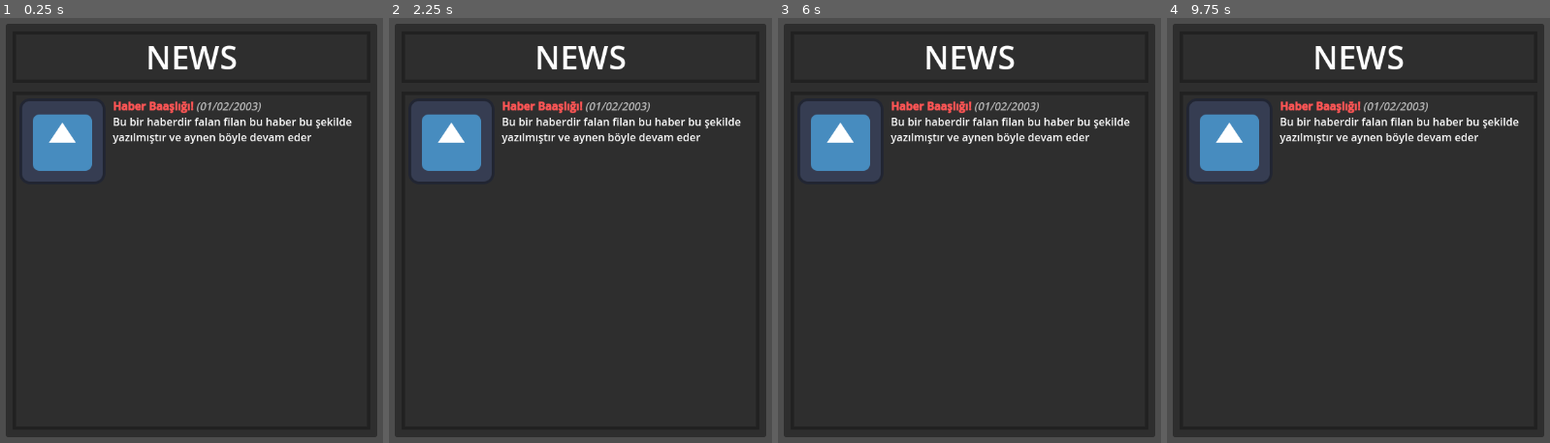
Above: before the commit, frames 1-4 (left to right).
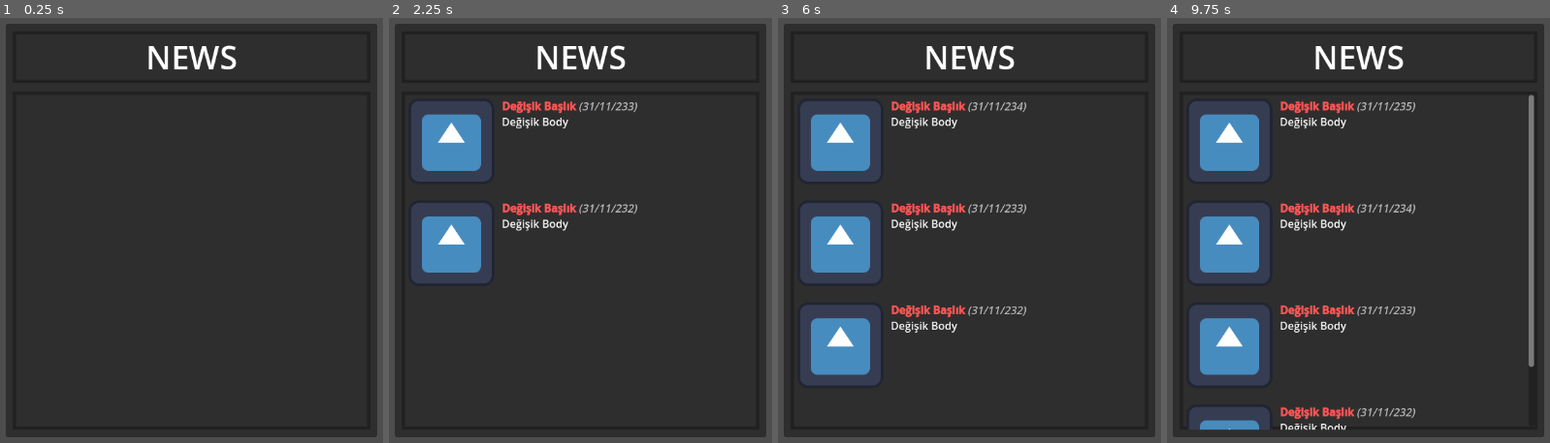
Above: after the commit, the same moments.

Repository: GameJam-Proje/brackeys-2025
Game: Godot game, scene res://news_menu/news_menu.tscn
Two runs of this game, one before a commit and one after it. Both use one fixed random seed, a clock stepped at 60 frames per second and the inputs below. This scene is started directly instead of the project's main scene. The engine's default icon, where the game draws it, is replaced by a stand-in: a white triangle on a blue panel in a dark square.
Inputs:
- Up to frame 1 (0.25 s): no input
- Up to frame 2 (2.25 s): tap Enter at 0.5, 2 s; hold Up (ui_up) 0.53-1.28 s; tap Space at 1.25 s; hold Up (ui_up) from 2.03 s (still down)
- Up to frame 3 (6 s): tap Space at 2.75, 4.25 s; tap Enter at 3.5 s; release Up (ui_up) at 3.53 s; hold Up (ui_up) from 5.78 s (still down)
- Up to frame 4 (9.75 s): release Up (ui_up) at 8.03 s; hold Up (ui_up) from 9.53 s (still down)

The runs differ from the first frame. In frame 1, 5.7% of the frame differs, in the area x 5-92%, y 19-39%; in frame 2, 6.4%; in frame 3, 11%; in frame 4, 14%, in the area x 5-96%, y 17-98%.

Commit message:
implement basic news menu

Diff:
--- /dev/null
+++ b/news_menu/news_card.gd
@@ -0,0 +1,14 @@
+extends Node
+
+
+@export var initial_value: NewsRes
+@onready var texture_rect = $HBoxContainer/TextureRect
+@onready var rich_text_label = $HBoxContainer/RichTextLabel
+const format = "[b][color=#f55]%s[/color][/b] [i][color=#bbb](%s/%s/%s)[/color][/i]\n%s"
+
+func _ready() -> void:
+	set_fields(initial_value)
+
+func set_fields(v: NewsRes) -> void:
+	texture_rect.texture = v.image
+	rich_text_label.text = format % [v.title, v.day, v.month, v.year, v.body]
--- a/news_menu/news_report.tscn
+++ b/news_menu/news_card.tscn
@@ -1,7 +1,17 @@
-[gd_scene load_steps=4 format=3 uid="uid://burttg3i7vblu"]
+[gd_scene load_steps=6 format=3 uid="uid://burttg3i7vblu"]
 
-[ext_resource type="Script" path="res://news_menu/news_report.gd" id="1_mq7l7"]
+[ext_resource type="Script" path="res://news_menu/news_card.gd" id="1_mq7l7"]
 [ext_resource type="Texture2D" uid="uid://d3nbfwoh71w3h" path="res://icon.svg" id="1_rv4qt"]
+[ext_resource type="Script" path="res://news_menu/news_res.gd" id="3_by28i"]
+
+[sub_resource type="Resource" id="Resource_ai4js"]
+script = ExtResource("3_by28i")
+title = "Default Title"
+body = "Default Body"
+year = 2000
+month = 1
+day = 1
+image = ExtResource("1_rv4qt")
 
 [sub_resource type="StyleBoxEmpty" id="StyleBoxEmpty_ykf50"]
 
@@ -11,10 +21,7 @@
 theme_override_constants/margin_right = 5
 theme_override_constants/margin_bottom = 15
 script = ExtResource("1_mq7l7")
-initial_title = "Haber Başlığı!"
-initial_date = "01/02/2003"
-initial_text = "Bu bir haberdir falan filan bu haber bu şekilde yazılmıştır ve aynen böyle devam eder"
-initial_image = ExtResource("1_rv4qt")
+initial_value = SubResource("Resource_ai4js")
 
 [node name="HBoxContainer" type="HBoxContainer" parent="."]
 layout_mode = 2
--- a/news_menu/news_menu.gd
+++ b/news_menu/news_menu.gd
@@ -1,8 +1,17 @@
 extends Node
 
-# FIXME: çalışmıyor :((
-func add_report(title: String, date: String, text: String, image: Texture2D):
-	var report_scene = ResourceLoader.load("res://news_menu/news_report.tscn")
-	var report_node = report_scene.instantiate()
-	report_node.set_fields(title, date, text, image)
-	$Panel/VBoxContainer/ScrollContainer/VBoxContainer.add_child(report_node)
+@onready var news_container = $Panel/VBoxContainer/ScrollContainer/VBoxContainer
+@onready var news_card_scene = preload("res://news_menu/news_card.tscn")
+@export var initial_news_res: NewsRes
+
+# TODO: Test amaçlı, silinecek!
+func _process(delta: float) -> void:
+	if Input.is_action_just_pressed("ui_up"):
+		initial_news_res.year += 1
+		add_card(initial_news_res)
+
+func add_card(news_res: NewsRes):
+	var news_card = news_card_scene.instantiate()
+	news_card.initial_value = news_res
+	news_container.add_child(news_card)
+	news_container.move_child(news_card, 0)
--- a/news_menu/news_menu.tscn
+++ b/news_menu/news_menu.tscn
@@ -1,7 +1,17 @@
-[gd_scene load_steps=6 format=3 uid="uid://bkkhihhbo66e3"]
+[gd_scene load_steps=8 format=3 uid="uid://bkkhihhbo66e3"]
 
-[ext_resource type="PackedScene" uid="uid://burttg3i7vblu" path="res://news_menu/news_report.tscn" id="1_0rxwn"]
 [ext_resource type="Script" path="res://news_menu/news_menu.gd" id="1_0sn15"]
+[ext_resource type="Texture2D" uid="uid://d3nbfwoh71w3h" path="res://icon.svg" id="2_867xb"]
+[ext_resource type="Script" path="res://news_menu/news_res.gd" id="3_6sw8u"]
+
+[sub_resource type="Resource" id="Resource_7dfpb"]
+script = ExtResource("3_6sw8u")
+title = "Değişik Başlık"
+body = "Değişik Body"
+year = 231
+month = 11
+day = 31
+image = ExtResource("2_867xb")
 
 [sub_resource type="StyleBoxFlat" id="StyleBoxFlat_h8sev"]
 bg_color = Color(0.6, 0.6, 0.6, 0)
@@ -29,6 +39,7 @@
 grow_horizontal = 2
 grow_vertical = 2
 script = ExtResource("1_0sn15")
+initial_news_res = SubResource("Resource_7dfpb")
 
 [node name="Panel" type="Panel" parent="."]
 layout_mode = 1
@@ -76,7 +87,3 @@
 layout_mode = 2
 size_flags_horizontal = 3
 size_flags_vertical = 3
-
-[node name="NewsReport" parent="Panel/VBoxContainer/ScrollContainer/VBoxContainer" instance=ExtResource("1_0rxwn")]
-layout_mode = 2
-initial_title = "Haber Baaşlığı!"
--- a/news_menu/news_report.gd
+++ /dev/null
@@ -1,18 +0,0 @@
-extends Node
-
-@export var initial_title: String
-@export var initial_date: String
-@export var initial_text: String
-@export var initial_image: Texture2D
-
-@onready var texture_rect = $HBoxContainer/TextureRect
-@onready var rich_text_label = $HBoxContainer/RichTextLabel
-
-func _ready() -> void:
-	set_fields(initial_title, initial_date, initial_text, initial_image)
-
-func set_fields(title: String, date: String, text: String, image: CompressedTexture2D):
-	texture_rect.texture = image
-	rich_text_label.text = "[b][color=#f55]%s[/color][/b] [i][color=#bbb](%s)[/color][/i]\n%s" \
-						   % [title, date, text]
-	pass
--- /dev/null
+++ b/news_menu/news_res.gd
@@ -0,0 +1,9 @@
+class_name NewsRes
+extends Resource
+
+@export var title: String
+@export var body: String
+@export var year: int
+@export var month: int
+@export var day: int
+@export var image: Texture2D
